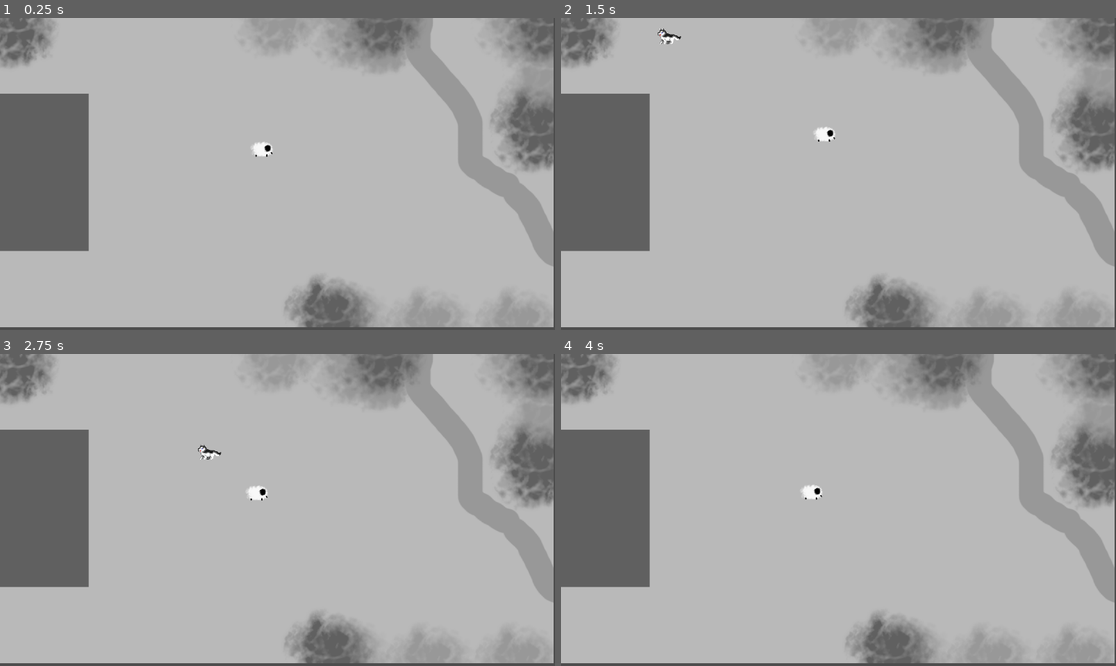
Above: before the commit, frames 1-4 (two rows, left to right).
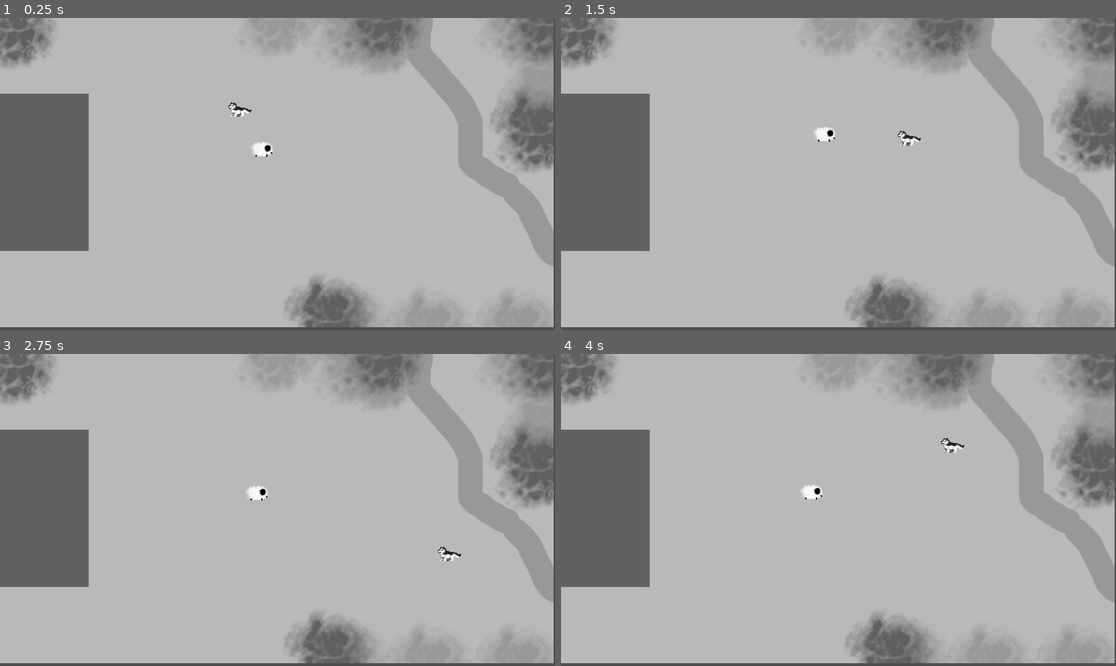
Above: after the commit, the same moments.

Repository: FarahKa/CalmBeforetheStorm
Game: Godot game, scene res://scenes/main_level.tscn
Two runs of this game, one before a commit and one after it. Both use one fixed random seed, a clock stepped at 60 frames per second and the inputs below.
Inputs:
- Up to frame 1 (0.25 s): no input
- Up to frame 2 (1.5 s): hold Right (ui_right) 0.53-1.28 s; hold Down (ui_down) from 1.28 s (still down)
- Up to frame 3 (2.75 s): release Down (ui_down) at 2.03 s; hold Right (ui_right) from 2.03 s (still down)
- Up to frame 4 (4 s): release Right (ui_right) at 2.78 s; hold Up (ui_up) 2.78-3.53 s; hold Left (ui_left) from 3.53 s (still down)

The runs differ from the first frame. In frame 1, 0.1% of the frame differs, in the area x 41-46%, y 26-32%; in frame 2, 0.2%, in the area x 17-65%, y 3-41%; in frame 3, 0.2%; in frame 4, 0.1%.

Commit message:
fixed project structure

Diff:
--- a/game.tscn
+++ /dev/null
@@ -1,10 +0,0 @@
-[gd_scene load_steps=2 format=3 uid="uid://d2qcurcky6eu7"]
-
-[ext_resource type="PackedScene" uid="uid://b32u6fmomjayt" path="res://scenes/player.tscn" id="1_pg56y"]
-
-[node name="Game" type="Node2D"]
-
-[node name="Camera2D" type="Camera2D" parent="."]
-position = Vector2(0, -11)
-
-[node name="Player" parent="." instance=ExtResource("1_pg56y")]
--- a/scenes/main_level.tscn
+++ b/scenes/main_level.tscn
@@ -1,7 +1,7 @@
 [gd_scene load_steps=7 format=3 uid="uid://6r7ymcjgtvw2"]
 
 [ext_resource type="Texture2D" uid="uid://6ivssw64oi6i" path="res://assets/backgrounds/map_placeholder.png" id="1_usxbx"]
-[ext_resource type="Texture2D" uid="uid://bwujfcy1wc7nn" path="res://assets/backgrounds/sheep_placeholder.png" id="2_kt0qm"]
+[ext_resource type="Texture2D" uid="uid://bwujfcy1wc7nn" path="res://assets/characters/sheep_placeholder.png" id="2_kt0qm"]
 [ext_resource type="PackedScene" uid="uid://b32u6fmomjayt" path="res://scenes/player.tscn" id="2_r2vb0"]
 [ext_resource type="Script" path="res://scripts/movement/sheep_movement.gd" id="3_1wvrr"]
 
@@ -30,6 +30,7 @@
 position = Vector2(579, 330)
 
 [node name="Dog" parent="." instance=ExtResource("2_r2vb0")]
+position = Vector2(498, 211)
 
 [node name="CharacterBody2D" type="CharacterBody2D" parent="."]
 position = Vector2(554, 275)
--- a/scenes/player.tscn
+++ b/scenes/player.tscn
@@ -1,6 +1,6 @@
 [gd_scene load_steps=9 format=3 uid="uid://b32u6fmomjayt"]
 
-[ext_resource type="Texture2D" uid="uid://bc7dgxe5hm47g" path="res://assets/Dog_medium.png" id="1_6gdcy"]
+[ext_resource type="Texture2D" uid="uid://bc7dgxe5hm47g" path="res://assets/characters/Dog_medium.png" id="1_6gdcy"]
 [ext_resource type="Script" path="res://scripts/movement/player.gd" id="1_sjhcc"]
 
 [sub_resource type="AtlasTexture" id="AtlasTexture_2mi77"]
Renamed: assets/Dog_medium.png -> assets/characters/Dog_medium.png
Not shown, changed: assets/characters/Dog_medium.png.import
Renamed: assets/backgrounds/sheep_placeholder.png -> assets/characters/sheep_placeholder.png
Not shown, changed: assets/characters/sheep_placeholder.png.import
